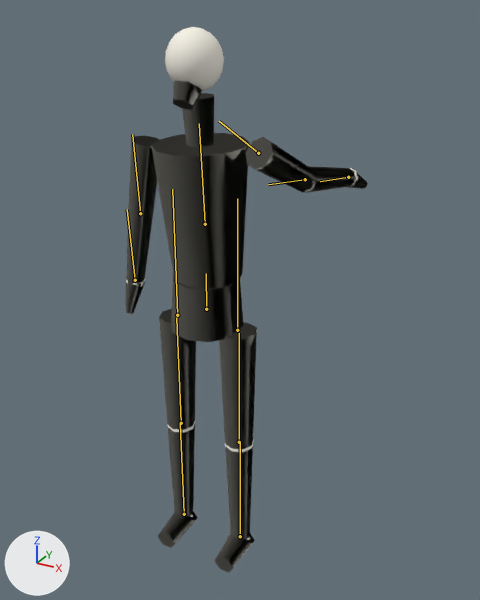
What one commit did to the glTF model assets/models/skeleton.gltf.
Rendered twice from a 50 mm camera at (1.091, -1.75, 1.937) aimed at (0.063, 0.119, 1.002). Arrows for +X, +Y and +Z are at lower left; the lights stay in place. The first picture is the older version. Both versions are drawn at frame 7 of the action 'attack'; the numbers are the values there. The bones that change, and the others that lie on the model, are drawn over the model as lines.
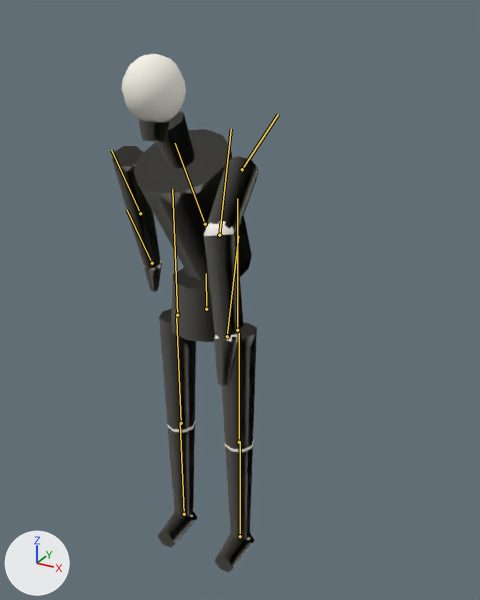
Where the change shows, as pixel boxes (x1, y1, x2, y2) in the pictures (480 x 600 px):
'Mesh_0', posed (39% narrower)
    before: (125, 27, 368, 573)
    after: (112, 54, 259, 573)
bone 'spine', root to tip
    before: (205, 224) to (199, 123)
    after: (205, 224) to (175, 143)
bone 'shoulderR', root to tip
    before: (258, 153) to (219, 121)
    after: (242, 169) to (278, 114)
bone 'elbowR', root to tip
    before: (305, 179) to (268, 184)
    after: (219, 235) to (231, 129)

What the commit changed:
Bone 'spine' (bone_spine) turns from (4, 0, 0) to (28, 0, 0) degrees about its own x, y and z.
Bone 'shoulderR' (bone_shoulderr) turns from (58, 0, 0) to (-90, 0, 0) degrees about its own x, y and z.
Bone 'elbowR' (bone_elbowr) turns from (19, 0, 0) to (48, 0, 0) degrees about its own x, y and z.
